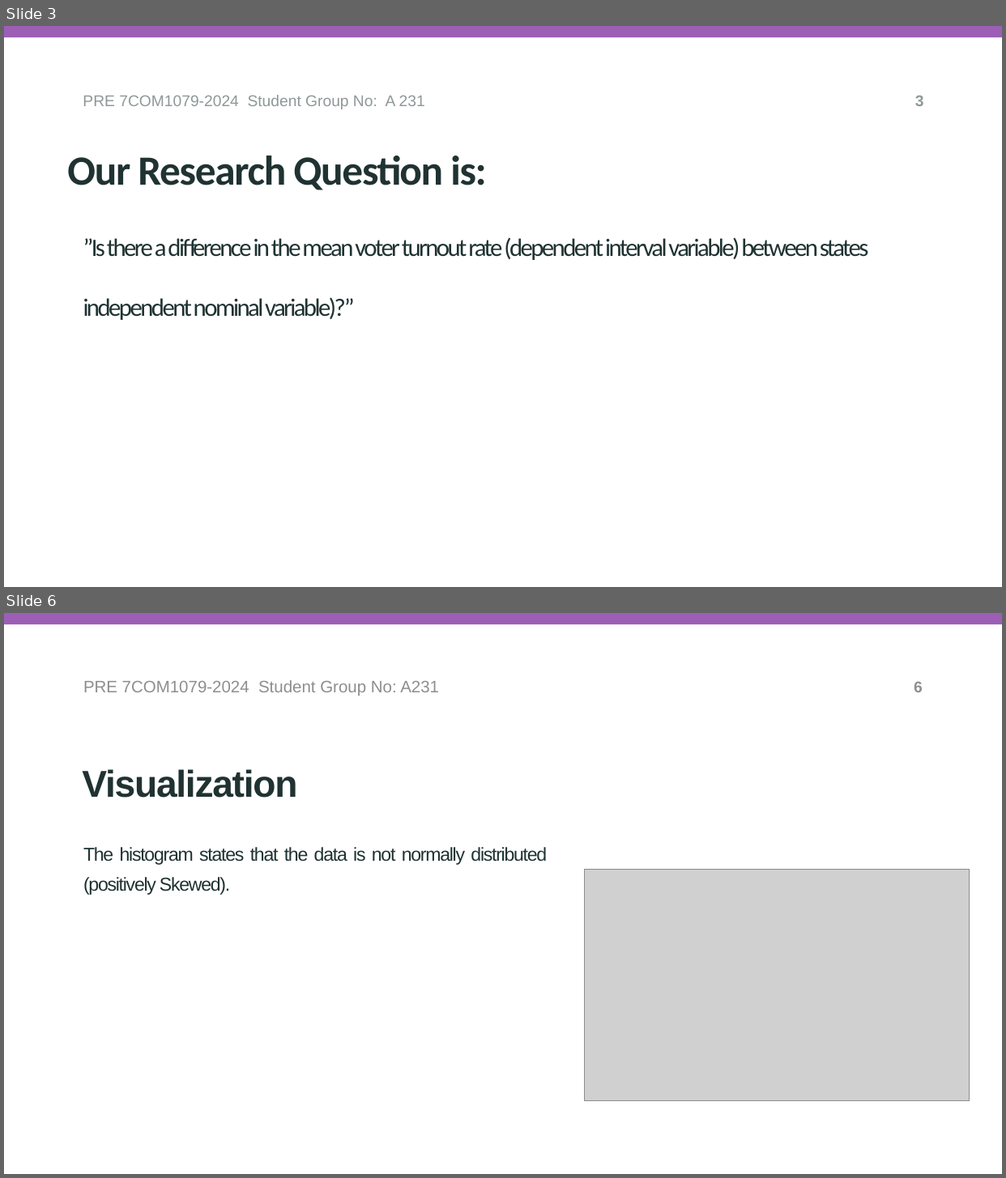
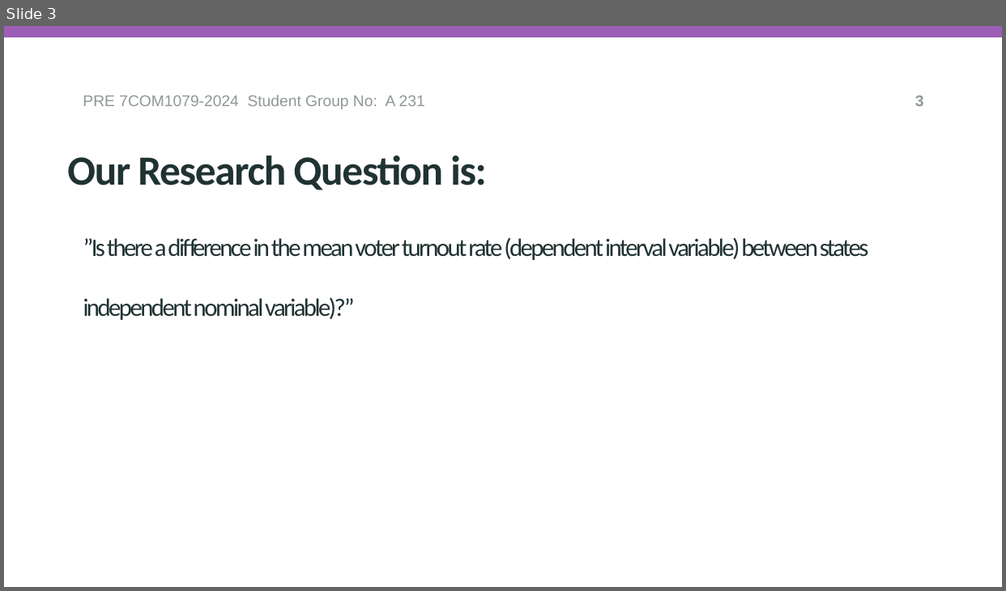
Before and after one commit to ChandrakanthPugalenthi/A-231, a slide deck: Research question/reseach_question_presentation.pptx. Shown one above the other, each under a label of ours: slides 3 and 6 before the commit, slide 3 after it; the slides between them are not shown. The pictures are 1006x1178 and 1006x591 pixels, drawn with LibreOffice and Linux fonts; fonts in the diff are those of the drawing; grey boxes stand for pictures; background and template pictures are left out. Boxes give left, top, right and bottom in pixels: in the first picture for what was removed or moved away, otherwise in the second. Text is boxed around its words. In the diff, an @@ line names an element or a change of style, - is before the commit and + after.

```diff
--- a/Research question/reseach_question_presentation.pptx
+++ b/Research question/reseach_question_presentation.pptx
@@ slide 6 removed at bbox=[4, 613, 1002, 1174], background #FFFFFF; not listed: 1 template element that a slide beside it also shows @@
@@ text removed at bbox=[83, 680, 439, 696] @@
-PRE 7COM1079-2024 Student Group No: A231
@@ page number removed at bbox=[914, 682, 923, 692] @@
-6
@@ title removed at bbox=[82, 769, 297, 798] @@
-Visualization
@@ text removed at bbox=[83, 847, 547, 895] @@
-The histogram states that the data is not normally distributed (positively Skewed).
@@ picture removed at bbox=[584, 869, 969, 1101] @@
```
Also in this commit, not shown: 3 slides changed, 1 other slide removed.
